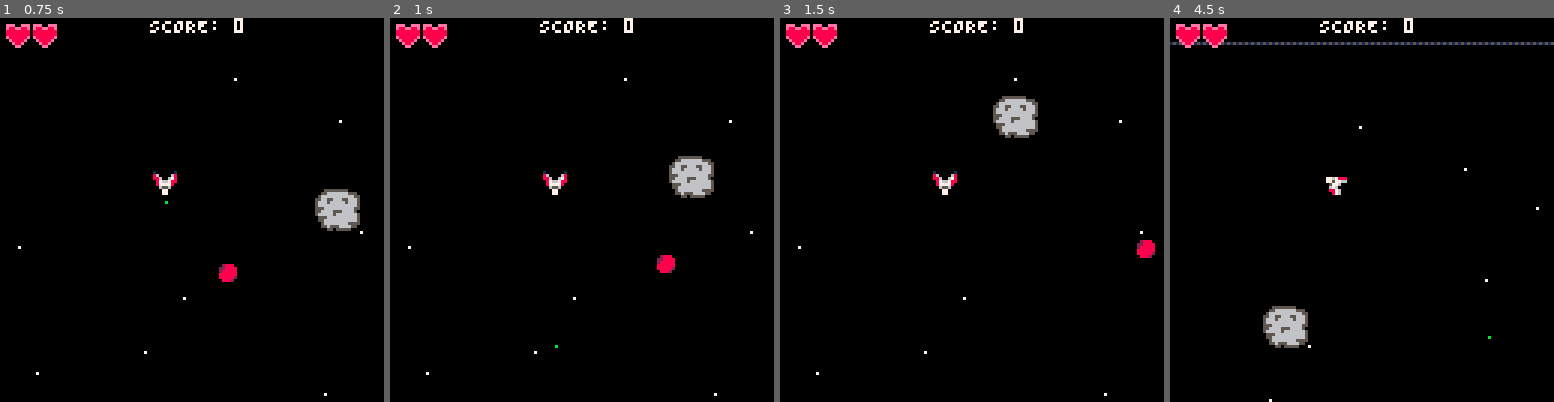
Above: before the commit, frames 1-4 (left to right).
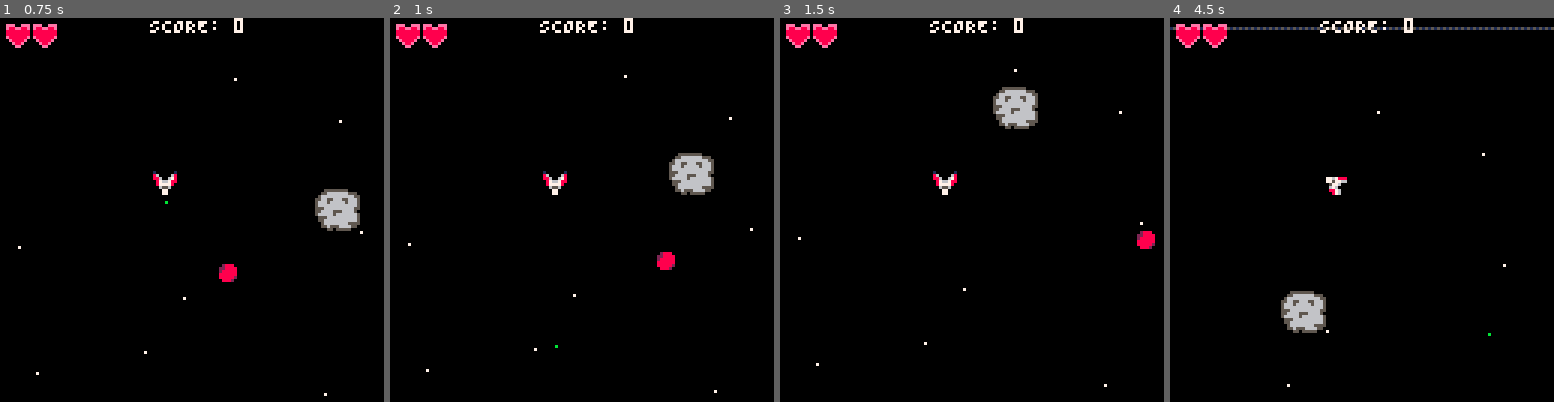
Above: after the commit, the same moments.

Repository: pepsp/planetdestroyer
Game: PICO-8 cartridge juego.p8
The game is run twice, just before and just after one commit, with the same random seed, the same clock (stepped at 60 frames per second) and the same inputs.
Inputs:
- Up to frame 1 (0.75 s): tap X (X key) at 0.33 s; tap O (Z key) at 0.7 s
- Up to frame 2 (1 s): no input
- Up to frame 3 (1.5 s): tap X (X key) at 1.07 s
- Up to frame 4 (4.5 s): hold Right 1.6-2.1 s; tap O (Z key) every 0.4 s from 1.7 to 4.1 s; tap X (X key) at 1.85, 2.97, 4.08 s; hold Up 2.15-2.42 s; hold Right 2.47-3.03 s; hold Left 3.08-3.58 s; hold Right from 4.02 s (still down)

Frame 1 is identical in both runs. In frame 2, 0.7% of the frame differs, in the area x 4-95%, y 14-99%; in frame 3, 1.2%; in frame 4, 3.1%, in the area x 0-100%, y 2-100%.

Commit message:
planet destroyer v1.1, added x button to accelerate, 40 enemies

Diff:
--- a/enemy.lua
+++ b/enemy.lua
@@ -1,6 +1,6 @@
 Enemy = {}
 enemies = {}
-maxEnemies = 30
+maxEnemies = 40
 Enemy.__index = Enemy
 
 planets = {
--- a/juego.p8
+++ b/juego.p8
@@ -1,6 +1,9 @@
 pico-8 cartridge // http://www.pico-8.com
 version 42
 __lua__
+--planet destroyer
+--made by j.c. obregon
+
 #include main.lua
 #include player.lua
 #include bullets.lua
--- a/main.lua
+++ b/main.lua
@@ -1,4 +1,5 @@
 
+tiempo_gameover = 0
 
 function _init()
     updateFn = updateMenu
@@ -150,21 +151,21 @@
 
 
     function gameoverUpdate()
-        Explosion:update()
-
-        if btn(5) then
-            updateFn = updateGame
-            drawFn = drawGame
-            gameInit()
-        end
-    end
+    Explosion:update()
+
+    -- Esperar 2 segundos antes de permitir reiniciar
+    if time() - tiempo_gameover >= 2 and btnp(5) then
+        updateFn = updateGame
+        drawFn = drawGame
+        gameInit()
+    end
+end
 
     function gameoverInit()
-
-        gameoverSfx = 10
-        music(-1)
-        music(gameoverSfx)
-
+    gameoverSfx = 10
+    music(-1)
+    music(gameoverSfx)
+    tiempo_gameover = time()
     end
 
 
--- a/player.lua
+++ b/player.lua
@@ -53,7 +53,7 @@
     end
 
     --acelerar
-    if btn(2) then
+    if btn(2) or btn(5) then
     self:acelerar()
 
     else
Not shown, changed: 130 lines of the sprite sheet (__gfx__) section of juego.p8
Not shown, changed: the thumbnail (__label__) section of juego.p8
